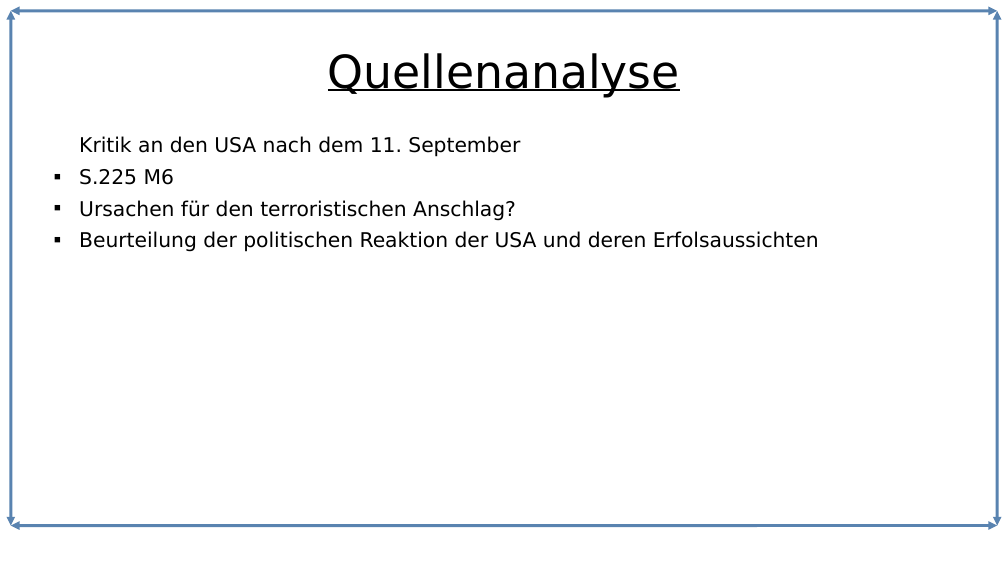
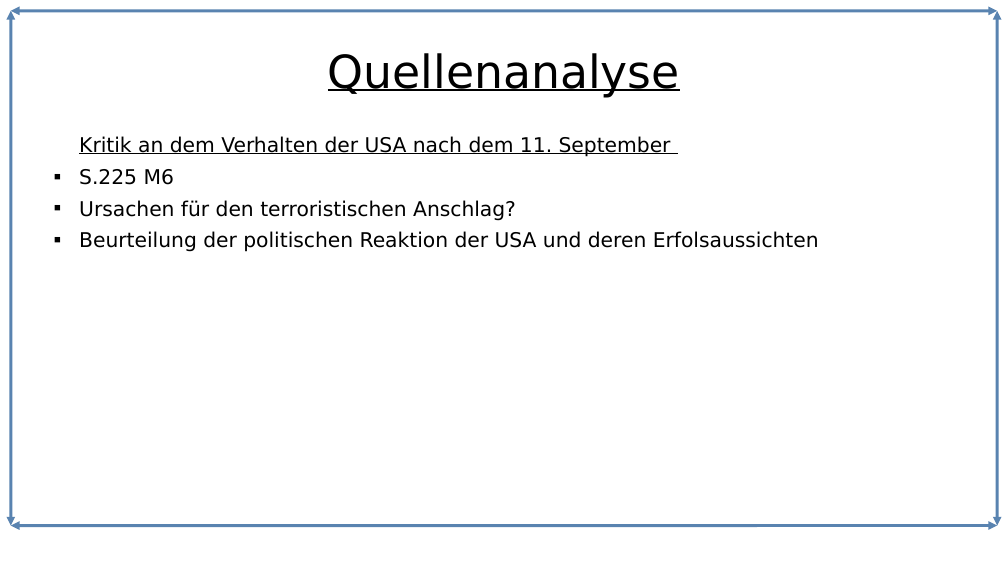
Before and after one commit to Lacrimus/Referat-Geschichte-USA-die-einzig-verbleibende-Weltmacht-, a slide deck: slide 13 of USA-die-einzig-verbleibende-Weltmacht.odp (slide 12 before the commit). Drawn at 1008x567 pixels with LibreOffice and Linux fonts; fonts in the diff are those of the drawing. Boxes give left, top, right and bottom in pixels: in the first picture for what was removed or moved away, otherwise in the second. Text is boxed around its words. In the diff, an @@ line names an element or a change of style, - is before the commit and + after.

```diff
--- a/USA-die-einzig-verbleibende-Weltmacht.odp
+++ b/USA-die-einzig-verbleibende-Weltmacht.odp
@@ text at bbox=[79, 136, 671, 157]: text changed @@
-Kritik an den USA nach dem 11. September
+Kritik an dem Verhalten der USA nach dem 11. September
```
Also in this commit, not shown: 11 other slides changed, 2 slides added, 1 slide removed, 4 other files.
